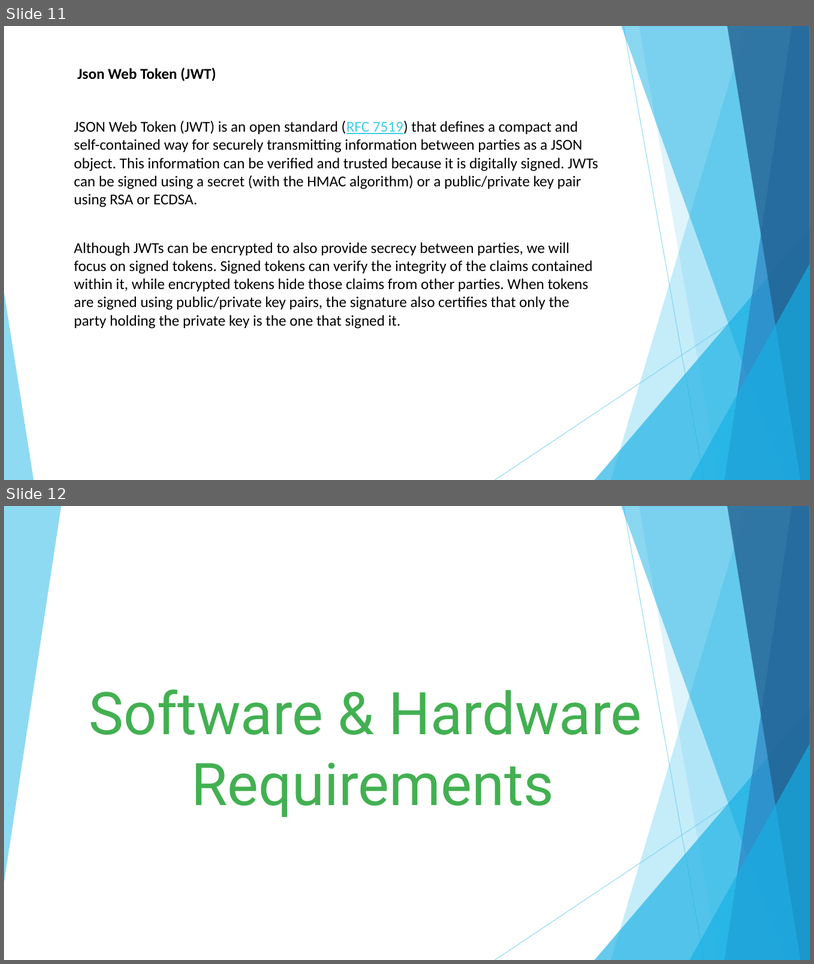
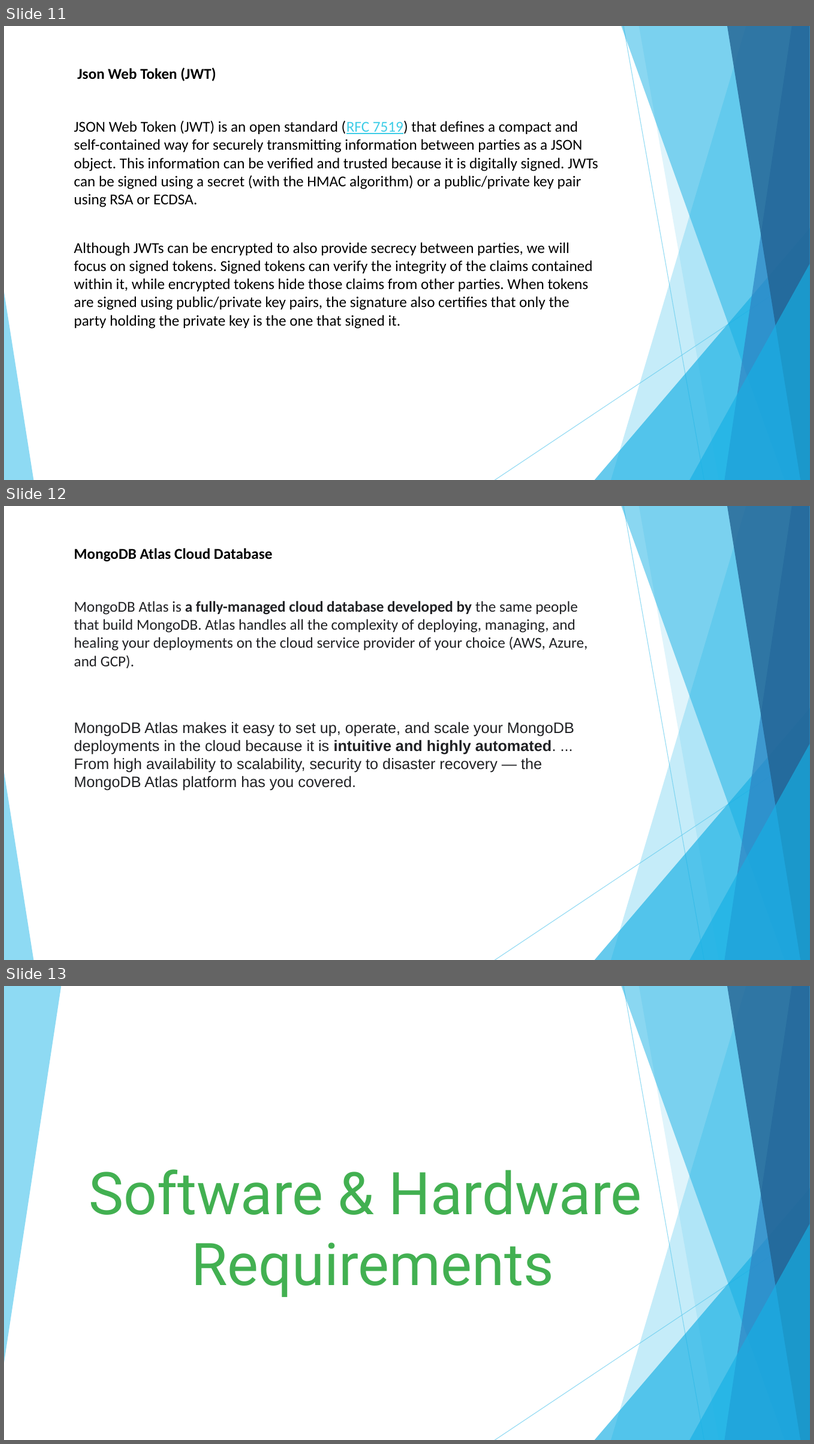
Before and after one commit to Arvindvishwakarma/shri-project-report, a slide deck: Shri_PPT.pptx. Shown one above the other, each under a label of ours: slides 11 and 12 before the commit, slides 11, 12 and 13 after it. The pictures are 814x964 and 814x1444 pixels, drawn with LibreOffice and Linux fonts; fonts in the diff are those of the drawing. Boxes give left, top, right and bottom in pixels: in the first picture for what was removed or moved away, otherwise in the second. Text is boxed around its words. In the diff, an @@ line names an element or a change of style, - is before the commit and + after.

```diff
--- a/Shri_PPT.pptx
+++ b/Shri_PPT.pptx
@@ slide 12 added at (4, 506, 810, 960), background #FFFFFF; not listed: 10 template elements that a slide beside it also shows @@
@@ text added at (74, 548, 273, 562), 18 pt, text #000000, bold @@
+MongoDB Atlas Cloud Database
@@ text added at (74, 601, 588, 790), 18 pt, text #202124 @@
+MongoDB Atlas is a fully-managed cloud database developed by the same people that build MongoDB. Atlas handles all the complexity of deploying, managing, and healing your deployments on the cloud service provider of your choice (AWS, Azure, and GCP).
+MongoDB Atlas makes it easy to set up, operate, and scale your MongoDB deployments in the cloud because it is intuitive and highly automated. ... From high availability to scalability, security to disaster recovery — the MongoDB Atlas platform has you covered.
@@ what was slide 12 is now slide 13 @@
```
Also in this commit, not shown: 5 slides changed, 3 other files.
